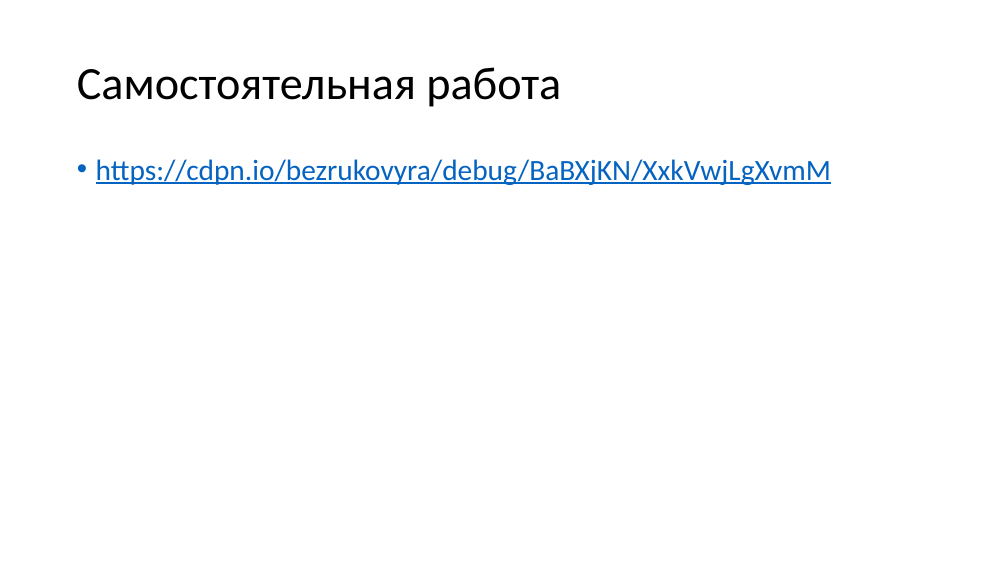
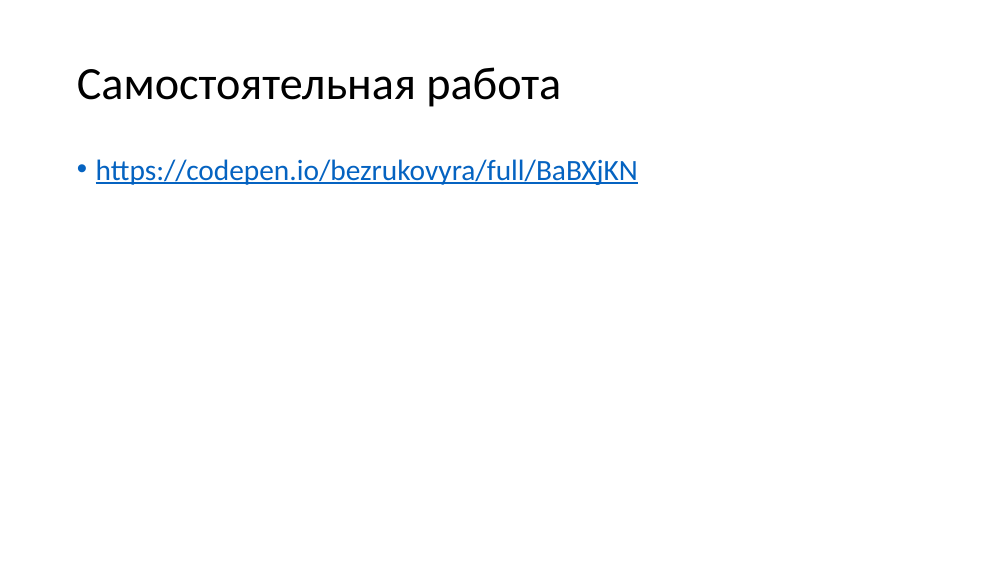
Before and after one commit to yuriy-bezrukov/QaCourse, a slide deck: slide 10 of Lesson1/Lesson1-2.pptx. Drawn at 1008x567 pixels with LibreOffice and Linux fonts; fonts in the diff are those of the drawing. Boxes give left, top, right and bottom in pixels: in the first picture for what was removed or moved away, otherwise in the second. Text is boxed around its words. In the diff, an @@ line names an element or a change of style, - is before the commit and + after.

```diff
--- a/Lesson1/Lesson1-2.pptx
+++ b/Lesson1/Lesson1-2.pptx
@@ text at bbox=[96, 159, 638, 185]: text changed @@
-• https://cdpn.io/bezrukovyra/debug/BaBXjKN/XxkVwjLgXvmM
+• https://codepen.io/bezrukovyra/full/BaBXjKN
```
Also in this commit, not shown: 2 other slides changed.
